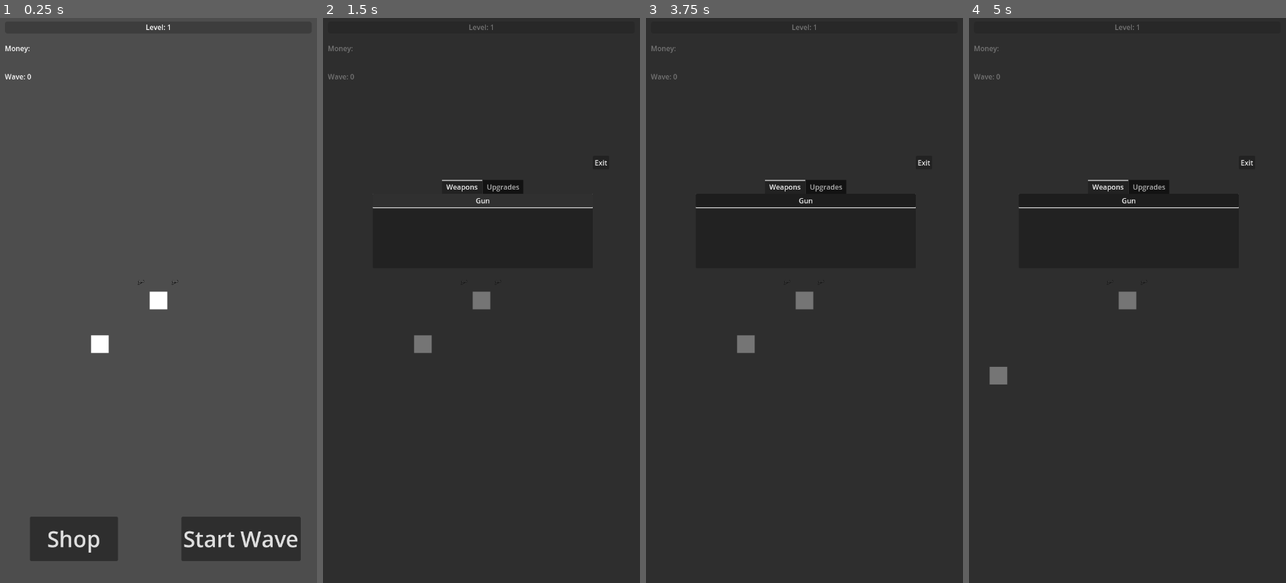
Above: before the commit, frames 1-4 (left to right).
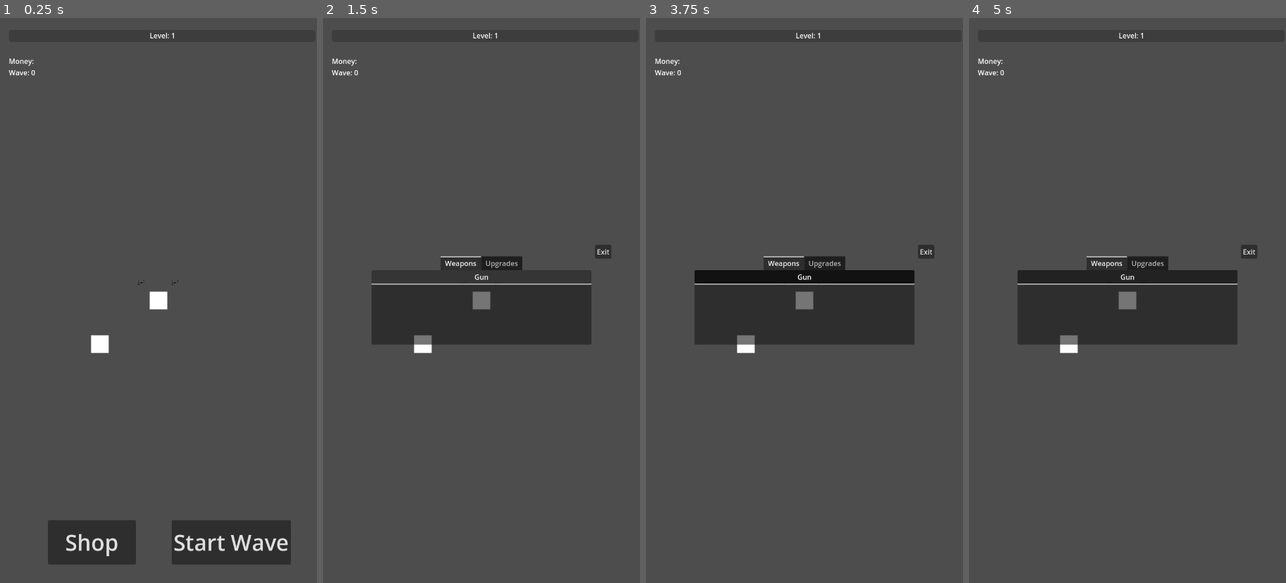
Above: after the commit, the same moments.

Repository: Davideee03/MobileComputing
Game: Godot game, scene res://Scenes/Towns/Town.tscn
The game is run twice, just before and just after one commit, with the same random seed, the same clock (stepped at 60 frames per second) and the same inputs.
Inputs (mouse positions are in pixels of both pictures, inside the frame that each line leads up to):
- Up to frame 1 (0.25 s): no input
- Up to frame 2 (1.5 s): click "Shop" at 0.5 s; click "Gun" at 1.25 s
- Up to frame 3 (3.75 s): click "Gun" at 2 s; click "Gun" at 2.75 s; tap Enter at 3.5 s; move the mouse to (874, 272) at 3.52 s; click (874, 272) at 3.67 s
- Up to frame 4 (5 s): tap Space at 4.25 s; drag from (1064, 328) to (1127, 300) at 4.27 s

The runs differ from the first frame. In frame 1, 3.3% of the frame differs, in the area x 1-95%, y 1-97%; in frame 2, 88%; in frame 3, 90%, in the area x 0-100%, y 0-100%; in frame 4, 88%.

Commit message:
UI Update and more comments
Fixed the ui problem about its scalability adding a canvas layer as parent of control nodes.
Added some comments.

Diff:
--- a/Scenes/Player/Player.tscn
+++ b/Scenes/Player/Player.tscn
@@ -1,9 +1,7 @@
-[gd_scene load_steps=10 format=3 uid="uid://7lfiufia8slp"]
+[gd_scene load_steps=8 format=3 uid="uid://7lfiufia8slp"]
 
 [ext_resource type="Script" path="res://Scripts/Player/Player.gd" id="1_q7gve"]
 [ext_resource type="Script" path="res://Scripts/Player/Camera.gd" id="2_nrn82"]
-[ext_resource type="Script" path="res://Scripts/Player/ExpBar.gd" id="3_kd4df"]
-[ext_resource type="Script" path="res://Scripts/Player/MoneyTraker.gd" id="4_hxyia"]
 [ext_resource type="Script" path="res://Scripts/Player/HealthSystem.gd" id="4_t5p63"]
 [ext_resource type="Script" path="res://Scripts/Weapon/ShootSystem.gd" id="6_mm21w"]
 [ext_resource type="PackedScene" uid="uid://cq0wws7n8ntrp" path="res://Scenes/Weapon/Gun.tscn" id="7_085li"]
@@ -28,37 +26,6 @@
 
 [node name="CollisionShape2D" type="CollisionShape2D" parent="Camera2D/EmeyDetector"]
 shape = SubResource("RectangleShape2D_l558a")
-
-[node name="ExpBar" type="ProgressBar" parent="Camera2D"]
-offset_left = -349.0
-offset_top = -632.0
-offset_right = 348.0
-offset_bottom = -605.0
-show_percentage = false
-script = ExtResource("3_kd4df")
-
-[node name="LevelTraker" type="Label" parent="Camera2D/ExpBar"]
-layout_mode = 1
-anchors_preset = 8
-anchor_left = 0.5
-anchor_top = 0.5
-anchor_right = 0.5
-anchor_bottom = 0.5
-offset_left = -22.5
-offset_top = -13.0
-offset_right = 22.5
-offset_bottom = 13.0
-grow_horizontal = 2
-grow_vertical = 2
-text = "Level:"
-
-[node name="MoneyTraker" type="Label" parent="Camera2D"]
-offset_left = -349.0
-offset_top = -583.0
-offset_right = -292.0
-offset_bottom = -557.0
-text = "Money:"
-script = ExtResource("4_hxyia")
 
 [node name="Hitbox" type="Area2D" parent="."]
 collision_layer = 2
--- a/Scenes/Towns/Town.tscn
+++ b/Scenes/Towns/Town.tscn
@@ -8,6 +8,8 @@
 [ext_resource type="Script" path="res://Scripts/Enemies/StartWaveButton.gd" id="3_72yn0"]
 [ext_resource type="PackedScene" uid="uid://cftrkiyi740hw" path="res://Scenes/UI/Shop.tscn" id="3_iquj0"]
 [ext_resource type="Script" path="res://Scripts/UI/ShopButton.gd" id="5_5nti8"]
+[ext_resource type="Script" path="res://Scripts/Player/ExpBar.gd" id="9_n3qff"]
+[ext_resource type="Script" path="res://Scripts/Player/MoneyTraker.gd" id="10_65hhf"]
 
 [sub_resource type="CircleShape2D" id="CircleShape2D_lm2qt"]
 radius = 270.0
@@ -38,17 +40,32 @@
 "update": 1,
 "values": [false]
 }
-tracks/2/type = "value"
-tracks/2/imported = false
-tracks/2/enabled = true
-tracks/2/path = NodePath("Shop:position")
-tracks/2/interp = 1
-tracks/2/loop_wrap = true
-tracks/2/keys = {
-"times": PackedFloat32Array(0),
-"transitions": PackedFloat32Array(1),
+
+[sub_resource type="Animation" id="Animation_6hvgc"]
+resource_name = "Shop"
+tracks/0/type = "value"
+tracks/0/imported = false
+tracks/0/enabled = true
+tracks/0/path = NodePath("Buttons:position")
+tracks/0/interp = 1
+tracks/0/loop_wrap = true
+tracks/0/keys = {
+"times": PackedFloat32Array(0, 1),
+"transitions": PackedFloat32Array(1, 1),
 "update": 0,
-"values": [Vector2(1152, 17)]
+"values": [Vector2(100, 1138), Vector2(100, 1346)]
+}
+tracks/1/type = "value"
+tracks/1/imported = false
+tracks/1/enabled = true
+tracks/1/path = NodePath("Shop:visible")
+tracks/1/interp = 1
+tracks/1/loop_wrap = true
+tracks/1/keys = {
+"times": PackedFloat32Array(0.0333334, 1),
+"transitions": PackedFloat32Array(1, 1),
+"update": 1,
+"values": [false, true]
 }
 
 [sub_resource type="Animation" id="Animation_6qcin"]
@@ -66,45 +83,6 @@
 "values": [Vector2(100, 1138), Vector2(100, 1346)]
 }
 
-[sub_resource type="Animation" id="Animation_6hvgc"]
-resource_name = "Shop"
-tracks/0/type = "value"
-tracks/0/imported = false
-tracks/0/enabled = true
-tracks/0/path = NodePath("Buttons:position")
-tracks/0/interp = 1
-tracks/0/loop_wrap = true
-tracks/0/keys = {
-"times": PackedFloat32Array(0, 1),
-"transitions": PackedFloat32Array(1, 1),
-"update": 0,
-"values": [Vector2(100, 1138), Vector2(100, 1346)]
-}
-tracks/1/type = "value"
-tracks/1/imported = false
-tracks/1/enabled = true
-tracks/1/path = NodePath("Shop:visible")
-tracks/1/interp = 1
-tracks/1/loop_wrap = true
-tracks/1/keys = {
-"times": PackedFloat32Array(0, 1),
-"transitions": PackedFloat32Array(1, 1),
-"update": 1,
-"values": [false, true]
-}
-tracks/2/type = "value"
-tracks/2/imported = false
-tracks/2/enabled = true
-tracks/2/path = NodePath("Shop:position")
-tracks/2/interp = 1
-tracks/2/loop_wrap = true
-tracks/2/keys = {
-"times": PackedFloat32Array(0, 1),
-"transitions": PackedFloat32Array(1, 1),
-"update": 0,
-"values": [Vector2(1152, 17), Vector2(0, 0)]
-}
-
 [sub_resource type="AnimationLibrary" id="AnimationLibrary_hum08"]
 _data = {
 "RESET": SubResource("Animation_srwuj"),
@@ -129,102 +107,6 @@
 [node name="Player" parent="." instance=ExtResource("2_ko0f8")]
 position = Vector2(133, -99)
 
-[node name="Control" type="Control" parent="Player"]
-layout_mode = 3
-anchors_preset = 0
-offset_left = -449.0
-offset_top = -648.0
-offset_right = 455.0
-offset_bottom = 698.0
-
-[node name="WaveCounter" type="Label" parent="Player/Control"]
-unique_name_in_owner = true
-layout_mode = 0
-offset_left = 100.0
-offset_top = 129.0
-offset_right = 147.0
-offset_bottom = 155.0
-text = "Wave: 0"
-
-[node name="Shop" type="Control" parent="Player/Control"]
-visible = false
-layout_mode = 1
-anchors_preset = 15
-anchor_right = 1.0
-anchor_bottom = 1.0
-offset_left = 1152.0
-offset_top = 17.0
-offset_right = 1152.0
-offset_bottom = 17.0
-grow_horizontal = 2
-grow_vertical = 2
-script = ExtResource("5_5nti8")
-
-[node name="Panel" type="Panel" parent="Player/Control/Shop"]
-layout_mode = 1
-anchors_preset = 15
-anchor_right = 1.0
-anchor_bottom = 1.0
-grow_horizontal = 2
-grow_vertical = 2
-
-[node name="Shop" parent="Player/Control/Shop" instance=ExtResource("3_iquj0")]
-layout_mode = 1
-anchors_preset = 8
-anchor_left = 0.5
-anchor_top = 0.5
-anchor_right = 0.5
-anchor_bottom = 0.5
-offset_left = -250.0
-offset_top = -298.0
-offset_right = 250.0
-offset_bottom = -98.0
-grow_horizontal = 2
-grow_vertical = 2
-
-[node name="ExitButton" type="Button" parent="Player/Control/Shop"]
-layout_mode = 0
-offset_left = 702.0
-offset_top = 320.0
-offset_right = 739.0
-offset_bottom = 351.0
-text = "Exit
-"
-
-[node name="Buttons" type="Control" parent="Player/Control"]
-anchors_preset = 0
-offset_left = 100.0
-offset_top = 1138.0
-offset_right = 797.0
-offset_bottom = 1278.0
-
-[node name="StartWave" type="Button" parent="Player/Control/Buttons" node_paths=PackedStringArray("spawners", "fuel_container", "animation_player")]
-unique_name_in_owner = true
-layout_mode = 0
-offset_left = 401.0
-offset_right = 672.0
-offset_bottom = 100.0
-theme_override_font_sizes/font_size = 50
-text = "Start Wave"
-script = ExtResource("3_72yn0")
-spawners = NodePath("../../../Spawners")
-fuel_container = NodePath("../../../../FuelContainer")
-animation_player = NodePath("../../AnimationPlayer")
-
-[node name="ShopButton" type="Button" parent="Player/Control/Buttons"]
-layout_mode = 0
-offset_left = 57.0
-offset_right = 257.0
-offset_bottom = 100.0
-theme_override_font_sizes/font_size = 50
-text = "Shop"
-
-[node name="AnimationPlayer" type="AnimationPlayer" parent="Player/Control"]
-unique_name_in_owner = true
-libraries = {
-"": SubResource("AnimationLibrary_hum08")
-}
-
 [node name="Spawners" type="Node2D" parent="Player"]
 position = Vector2(-133, 99)
 script = ExtResource("2_7hnn4")
@@ -238,8 +120,167 @@
 position = Vector2(1250, 0)
 target = NodePath("../../../FuelContainer")
 
-[connection signal="area_entered" from="FuelContainer/PlayerDetector" to="Player/Control/Buttons/StartWave" method="_on_player_detector_area_entered"]
-[connection signal="area_exited" from="FuelContainer/PlayerDetector" to="Player/Control/Buttons/StartWave" method="_on_player_detector_area_exited"]
-[connection signal="button_down" from="Player/Control/Shop/ExitButton" to="Player/Control/Shop" method="_on_exit_button_button_down"]
-[connection signal="button_down" from="Player/Control/Buttons/StartWave" to="Player/Control/Buttons/StartWave" method="_on_button_down"]
-[connection signal="button_down" from="Player/Control/Buttons/ShopButton" to="Player/Control/Shop" method="_on_button_down"]
+[node name="CanvasLayer" type="CanvasLayer" parent="Player"]
+
+[node name="Control" type="Control" parent="Player/CanvasLayer"]
+layout_mode = 3
+anchors_preset = 15
+anchor_right = 1.0
+anchor_bottom = 1.0
+grow_horizontal = 2
+grow_vertical = 2
+
+[node name="WaveCounter" type="Label" parent="Player/CanvasLayer/Control"]
+unique_name_in_owner = true
+layout_mode = 0
+offset_left = 20.0
+offset_top = 112.0
+offset_right = 80.0
+offset_bottom = 138.0
+text = "Wave: 0"
+
+[node name="Shop" type="Control" parent="Player/CanvasLayer/Control"]
+visible = false
+layout_mode = 1
+anchors_preset = 8
+anchor_left = 0.5
+anchor_top = 0.5
+anchor_right = 0.5
+anchor_bottom = 0.5
+grow_horizontal = 2
+grow_vertical = 2
+script = ExtResource("5_5nti8")
+
+[node name="Shop" parent="Player/CanvasLayer/Control/Shop" instance=ExtResource("3_iquj0")]
+layout_mode = 1
+anchors_preset = 8
+anchor_left = 0.5
+anchor_top = 0.5
+anchor_right = 0.5
+anchor_bottom = 0.5
+offset_left = -250.0
+offset_top = -100.0
+offset_right = 250.0
+offset_bottom = 100.0
+grow_horizontal = 2
+grow_vertical = 2
+
+[node name="ExitButton" type="Button" parent="Player/CanvasLayer/Control/Shop"]
+layout_mode = 1
+anchors_preset = 6
+anchor_left = 1.0
+anchor_top = 0.5
+anchor_right = 1.0
+anchor_bottom = 0.5
+offset_left = 258.0
+offset_top = -126.0
+offset_right = 295.0
+offset_bottom = -95.0
+grow_horizontal = 0
+grow_vertical = 2
+text = "Exit
+"
+
+[node name="Buttons" type="Control" parent="Player/CanvasLayer/Control"]
+layout_mode = 1
+anchors_preset = 7
+anchor_left = 0.5
+anchor_top = 1.0
+anchor_right = 0.5
+anchor_bottom = 1.0
+offset_left = -260.0
+offset_top = -142.0
+offset_right = 437.0
+offset_bottom = -2.0
+grow_horizontal = 2
+grow_vertical = 0
+
+[node name="StartWave" type="Button" parent="Player/CanvasLayer/Control/Buttons" node_paths=PackedStringArray("spawners", "fuel_container", "animation_player")]
+unique_name_in_owner = true
+layout_mode = 1
+anchors_preset = 8
+anchor_left = 0.5
+anchor_top = 0.5
+anchor_right = 0.5
+anchor_bottom = 0.5
+offset_left = -59.0
+offset_top = -70.0
+offset_right = 212.0
+offset_bottom = 30.0
+grow_horizontal = 2
+grow_vertical = 2
+theme_override_font_sizes/font_size = 50
+text = "Start Wave"
+script = ExtResource("3_72yn0")
+spawners = NodePath("../../../../Spawners")
+fuel_container = NodePath("../../../../../FuelContainer")
+animation_player = NodePath("../../AnimationPlayer")
+
+[node name="ShopButton" type="Button" parent="Player/CanvasLayer/Control/Buttons"]
+layout_mode = 1
+anchors_preset = 8
+anchor_left = 0.5
+anchor_top = 0.5
+anchor_right = 0.5
+anchor_bottom = 0.5
+offset_left = -340.0
+offset_top = -70.0
+offset_right = -140.0
+offset_bottom = 30.0
+grow_horizontal = 2
+grow_vertical = 2
+theme_override_font_sizes/font_size = 50
+text = "Shop"
+
+[node name="AnimationPlayer" type="AnimationPlayer" parent="Player/CanvasLayer/Control"]
+unique_name_in_owner = true
+libraries = {
+"": SubResource("AnimationLibrary_hum08")
+}
+
+[node name="ExpBar" type="ProgressBar" parent="Player/CanvasLayer/Control"]
+layout_mode = 1
+anchors_preset = 5
+anchor_left = 0.5
+anchor_right = 0.5
+offset_left = -340.0
+offset_top = 27.0
+offset_right = 357.0
+offset_bottom = 54.0
+grow_horizontal = 2
+show_percentage = false
+script = ExtResource("9_n3qff")
+
+[node name="LevelTraker" type="Label" parent="Player/CanvasLayer/Control/ExpBar"]
+layout_mode = 1
+anchors_preset = 8
+anchor_left = 0.5
+anchor_top = 0.5
+anchor_right = 0.5
+anchor_bottom = 0.5
+offset_left = -22.5
+offset_top = -13.0
+offset_right = 22.5
+offset_bottom = 13.0
+grow_horizontal = 2
+grow_vertical = 2
+text = "Level:"
+
+[node name="MoneyTraker" type="Label" parent="Player/CanvasLayer/Control"]
+layout_mode = 1
+anchors_preset = 4
+anchor_top = 0.5
+anchor_bottom = 0.5
+offset_left = 20.0
+offset_top = -554.0
+offset_right = 77.0
+offset_bottom = -528.0
+grow_vertical = 2
+text = "Money:"
+script = ExtResource("10_65hhf")
+
+[connection signal="area_entered" from="FuelContainer/PlayerDetector" to="Player/CanvasLayer/Control/Buttons/StartWave" method="_on_player_detector_area_entered"]
+[connection signal="area_exited" from="FuelContainer/PlayerDetector" to="Player/CanvasLayer/Control/Buttons/StartWave" method="_on_player_detector_area_exited"]
+[connection signal="button_down" from="Player/CanvasLayer/Control/Shop/ExitButton" to="Player/CanvasLayer/Control/Shop" method="_on_exit_button_button_down"]
+[connection signal="button_down" from="Player/CanvasLayer/Control/Buttons/StartWave" to="Player/CanvasLayer/Control/Buttons/StartWave" method="_on_button_down"]
+[connection signal="button_down" from="Player/CanvasLayer/Control/Buttons/ShopButton" to="Player/CanvasLayer/Control/Shop" method="_on_button_down"]
--- a/Scenes/UI/Shop.tscn
+++ b/Scenes/UI/Shop.tscn
@@ -4,9 +4,11 @@
 offset_right = 500.0
 offset_bottom = 200.0
 tab_alignment = 1
+current_tab = 0
 
 [node name="Weapons" type="ScrollContainer" parent="."]
 layout_mode = 2
+metadata/_tab_index = 0
 
 [node name="VBoxContainer" type="VBoxContainer" parent="Weapons"]
 layout_mode = 2
@@ -20,6 +22,7 @@
 [node name="Upgrades" type="ScrollContainer" parent="."]
 visible = false
 layout_mode = 2
+metadata/_tab_index = 1
 
 [node name="VBoxContainer" type="VBoxContainer" parent="Upgrades"]
 layout_mode = 2
--- a/Scripts/Enemies/EnemySpawner.gd
+++ b/Scripts/Enemies/EnemySpawner.gd
@@ -14,26 +14,36 @@
 	parent = get_parent()
 
 func spawn():
+	#Update the array with the enemies spawned
 	enemies.clear()
 	enemies.append_array(parent.enemies)
 
+	#Wait a random time
 	var rand_wait_time : float = randf_range(min_spawn_time, max_spawn_time)
 	await get_tree().create_timer(rand_wait_time).timeout
+	#Choose a random enemy
 	var rand_enemy = choose_rand_enemy()
 	if rand_enemy == null: return
+
+	#Spawn the random enemy
 	instantiate(rand_enemy)
 
 	spawn()
 
 func instantiate(enemy):
+	#Create node from the prefab
 	var new_enemy = enemy.instantiate()
 	parent.spawn_enemy(new_enemy)
+	#Choose his position
 	new_enemy.global_position = global_position
+
+	#Set as the target the fuel container
 	new_enemy.set_target(target)
 
-	var monster_value : int = new_enemy.monster_value
+	#var monster_value : int = new_enemy.monster_value
 
 func choose_rand_enemy():
+	#If can spawn
 	if parent.stop_spawning():
 		return null
 	var rand_enemy = enemies.pick_random()
--- a/Scripts/Enemies/WaveManager.gd
+++ b/Scripts/Enemies/WaveManager.gd
@@ -15,10 +15,13 @@
 @onready var wave_counter = %WaveCounter
 
 
+#Move the spawners point
+#in order to gain randomness
 func _process(delta):
 	rotation += delta
 
 func start_wave():
+	#Set up
 	current_enemies = 0
 	enemy_spawned = 0
 	wave_ended = false
@@ -29,11 +32,15 @@
 		child.spawn()
 
 func update_wave(value : int):
+	#Take trace of the current enemy value
+	#value can be negative
 	current_enemies+=value
 
 	if value>0:
 		enemy_spawned+=value
 
+	#If the number of monsters dead is equal to
+	#the total spawned, then the wave is finished
 	if current_enemies<=0:
 		wave_ended = true
 		wave_button.end_wave()
@@ -42,5 +49,7 @@
 	add_child(enemy)
 	update_wave(enemy.monster_value)
 
+#Chech if the spawners can spawn again
+#Called by the childred
 func stop_spawning():
 	return enemy_spawned>=max_enemies
--- a/Scripts/Global/Global.gd
+++ b/Scripts/Global/Global.gd
@@ -1,3 +1,10 @@
 extends Node
 
 var enemies : Array
+
+
+#Global variable used to check if the shop is opened.
+#It is triggered by the "Shop" control node and by the
+#"Exit" button
+#If true, the player can not move
+var shop_opened : bool = false
--- a/Scripts/Player/ExpBar.gd
+++ b/Scripts/Player/ExpBar.gd
@@ -7,6 +7,7 @@
 var current_level : int = 0
 
 func _ready():
+	#Connect to the global script Score
 	Score.update_exp.connect(update_exp)
 
 	current_exp = max_exp
@@ -14,6 +15,7 @@
 
 	new_level()
 
+#Update exp accordingly to Score
 func update_exp(exp : float):
 	current_exp += exp
 	value = current_exp
--- a/Scripts/Player/HealthSystem.gd
+++ b/Scripts/Player/HealthSystem.gd
@@ -9,19 +9,25 @@
 @export var invincibility_time : float = 0.25
 
 func _ready():
+	#Set up the health
 	current_health = total_health
 
 func take_damage(damage : float):
+	#If he's invincible, do not take damage
 	if !can_take_damage: return
 	current_health-=damage
 	print(current_health)
 
+	#If he's been hitted, activate invicibility
 	can_take_damage = false
 	invincibility()
 
+	#Reload current scene if negative health
+	#Momentaneo
 	if current_health<=0:
 		get_tree().reload_current_scene()
 
 func invincibility():
+	#Invicibility duration
 	await get_tree().create_timer(invincibility_time).timeout
 	can_take_damage = true
--- a/Scripts/Player/MoneyTraker.gd
+++ b/Scripts/Player/MoneyTraker.gd
@@ -3,8 +3,10 @@
 var current_money : int = 0
 
 func _ready():
+	#Connect to the global script Score
 	Score.update_money.connect(update_money)
 
+#Update money accordingly to Score
 func update_money(money):
 	current_money+=money
 
--- a/Scripts/Player/Player.gd
+++ b/Scripts/Player/Player.gd
@@ -12,15 +12,20 @@
 	first_position = global_position
 
 func _input(event):
+	#Quit if esc is pressed
+	#Just for computer development
 	if Input.is_action_just_pressed("esc"):
 		get_tree().quit()
 
+	#If the sceen is touched
+	#Select the current player position
 	if event is InputEventScreenTouch:
 		is_dragging = false
 		if event.is_pressed():
 			first_position = (event.position - (get_viewport().size*0.5))
 		else:
 			first_position = global_position
+	#If ScreenDrag get the finger direction
 	elif event is InputEventScreenDrag:
 		var target : Vector2 = (event.position - (get_viewport().size*0.5))
 		direction = first_position.direction_to(target).normalized()
@@ -28,5 +33,5 @@
 
 
 func _process(delta):
-	if is_dragging:
+	if is_dragging && !Global.shop_opened:
 		global_position += direction * speed * delta
--- a/Scripts/UI/ShopButton.gd
+++ b/Scripts/UI/ShopButton.gd
@@ -5,7 +5,12 @@
 @onready var animation_player = %AnimationPlayer
 
 func _on_button_down():
+	#If the "Shop" button is pressed show the shop
 	animation_player.play("Shop", -1, animation_speed)
+	Global.shop_opened = true
 
 func _on_exit_button_button_down():
-	animation_player.play("Shop", -1, -animation_speed, false)
+	#Close the shop
+	animation_player.play("Shop", -1, -animation_speed, true)
+	#visible = false
+	Global.shop_opened = false
--- /dev/null
+++ b/Scripts/UI/shop.gd
@@ -0,0 +1,10 @@
+extends TabContainer
+
+
+func _ready():
+	# for future reference we can also anchor the shop to the screen (this is harder I think)
+	# getting the display size of the mobile
+	var screen_size = get_viewport_rect().size
+	# setting the minimum size of the shop to 80% of the screen
+	# for future implementation we can also create a function and make some staples for like tablet or other idk
+	custom_minimum_size = screen_size * 0.8
--- a/Scripts/Weapon/Gun.gd
+++ b/Scripts/Weapon/Gun.gd
@@ -21,6 +21,8 @@
 	var enemy_position = parent.enemies[0].global_position
 
 	look_at(enemy_position)
+	# func for checking if the enemy is on the right or left side of the screen
+	check_flip(enemy_position)
 
 	if can_shoot:
 		shoot(enemy_position)
@@ -36,3 +38,10 @@
 func reload():
 	await get_tree().create_timer(reload_time).timeout
 	can_shoot = true
+
+# function used for flippin the weapon's sprite when the enemy is on the left side of the screen
+func check_flip(enemy_position : Vector2):
+	if enemy_position.x < global_position.x:
+		weapon.scale.y = -1
+	else:
+		weapon.scale.y= 1
--- a/Scripts/Weapon/ShootSystem.gd
+++ b/Scripts/Weapon/ShootSystem.gd
@@ -2,6 +2,7 @@
 
 var enemies : Array[Node2D]
 
+#Take trace of the closer enemies
 func _on_emey_detector_area_entered(area):
 	enemies.append(area)
 func _on_emey_detector_area_exited(area):
--- a/project.godot
+++ b/project.godot
@@ -12,7 +12,7 @@
 
 config/name="Mobile Computing 2.0"
 run/main_scene="res://Scenes/Towns/Town.tscn"
-config/features=PackedStringArray("4.2", "Forward Plus")
+config/features=PackedStringArray("4.3", "Forward Plus")
 config/icon="res://icon.svg"
 
 [autoload]
@@ -33,27 +33,27 @@
 
 w={
 "deadzone": 0.5,
-"events": [Object(InputEventKey,"resource_local_to_scene":fa …(172 unchanged characters)… eycode":87,"key_label":0,"unicode":119,"echo":false,"script":null)
+"events": [Object(InputEventKey,"resource_local_to_scene":fa …(172 unchanged characters)… eycode":87,"key_label":0,"unicode":119,"location":0,"echo":false,"script":null)
 ]
 }
 d={
 "deadzone": 0.5,
-"events": [Object(InputEventKey,"resource_local_to_scene":fa …(172 unchanged characters)… eycode":68,"key_label":0,"unicode":100,"echo":false,"script":null)
+"events": [Object(InputEventKey,"resource_local_to_scene":fa …(172 unchanged characters)… eycode":68,"key_label":0,"unicode":100,"location":0,"echo":false,"script":null)
 ]
 }
 s={
 "deadzone": 0.5,
-"events": [Object(InputEventKey,"resource_local_to_scene":fa …(172 unchanged characters)… eycode":83,"key_label":0,"unicode":115,"echo":false,"script":null)
+"events": [Object(InputEventKey,"resource_local_to_scene":fa …(172 unchanged characters)… eycode":83,"key_label":0,"unicode":115,"location":0,"echo":false,"script":null)
 ]
 }
 a={
 "deadzone": 0.5,
-"events": [Object(InputEventKey,"resource_local_to_scene":fa …(171 unchanged characters)… keycode":65,"key_label":0,"unicode":97,"echo":false,"script":null)
+"events": [Object(InputEventKey,"resource_local_to_scene":fa …(171 unchanged characters)… keycode":65,"key_label":0,"unicode":97,"location":0,"echo":false,"script":null)
 ]
 }
 esc={
 "deadzone": 0.5,
-"events": [Object(InputEventKey,"resource_local_to_scene":fa …(175 unchanged characters)… ode":4194305,"key_label":0,"unicode":0,"echo":false,"script":null)
+"events": [Object(InputEventKey,"resource_local_to_scene":fa …(175 unchanged characters)… ode":4194305,"key_label":0,"unicode":0,"location":0,"echo":false,"script":null)
 ]
 }
 
Not shown: 1 places in Scenes/Towns/Town.tscn that only renumber resources
